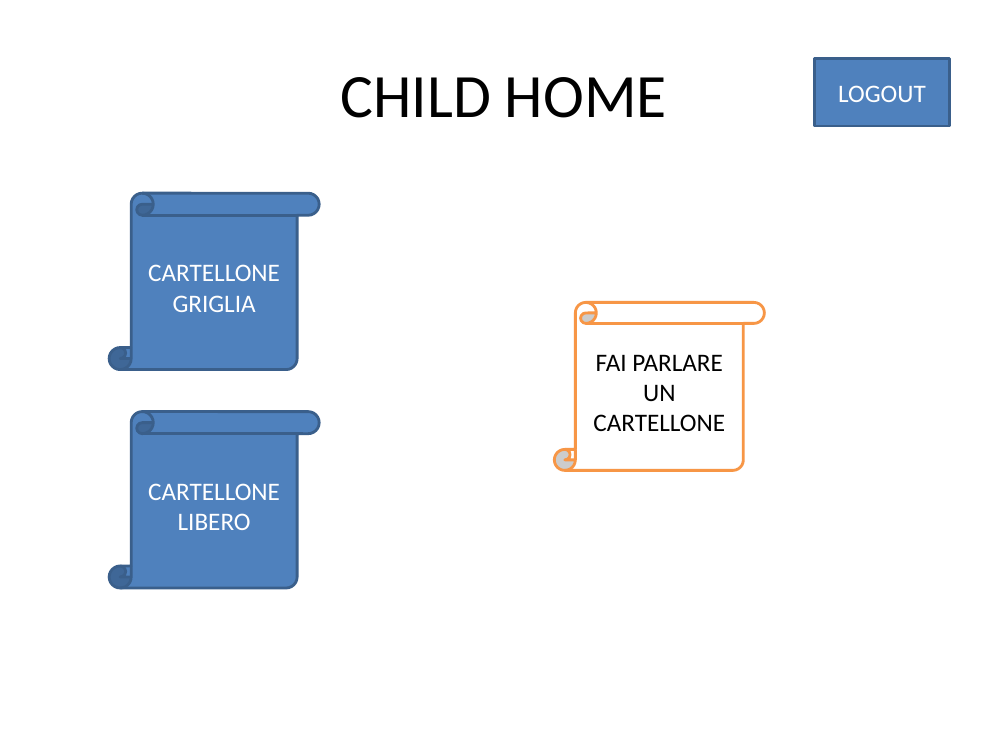
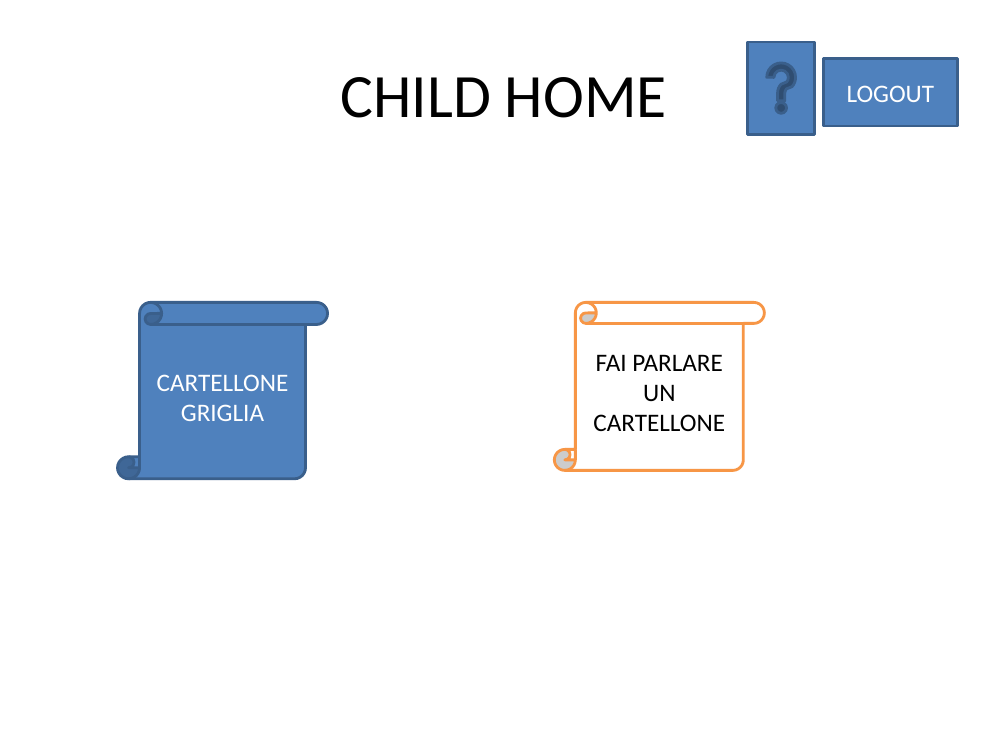
Before and after one commit to skimdz86/prototaips, a slide deck: slide 12 of Immagini/LABHCI-Pagine.pptx (slide 10 before the commit). Drawn at 1008x756 pixels with LibreOffice and Linux fonts; fonts in the diff are those of the drawing. Boxes give left, top, right and bottom in pixels: in the first picture for what was removed or moved away, otherwise in the second. Text is boxed around its words. In the diff, an @@ line names an element or a change of style, - is before the commit and + after.

```diff
--- a/Immagini/LABHCI-Pagine.pptx
+++ b/Immagini/LABHCI-Pagine.pptx
@@ action button help added at <box>748,42,815,135</box>, fill #4F81BD, outline #3A5F8C 2 pt @@
@@ rectangle "LOGOUT": place and size @@
-rectangle "LOGOUT" at <box>814,58,949,126</box>
+rectangle "LOGOUT" at <box>824,58,958,126</box>
@@ vertical scroll "CARTELLONE GRIGLIA": place and size @@
-vertical scroll "CARTELLONE GRIGLIA" at <box>109,194,319,370</box>
+vertical scroll "CARTELLONE GRIGLIA" at <box>118,302,328,479</box>
@@ vertical scroll removed at <box>109,411,319,588</box> @@
-CARTELLONE LIBERO
```
Also in this commit, not shown: 14 other slides changed, 4 slides added.
